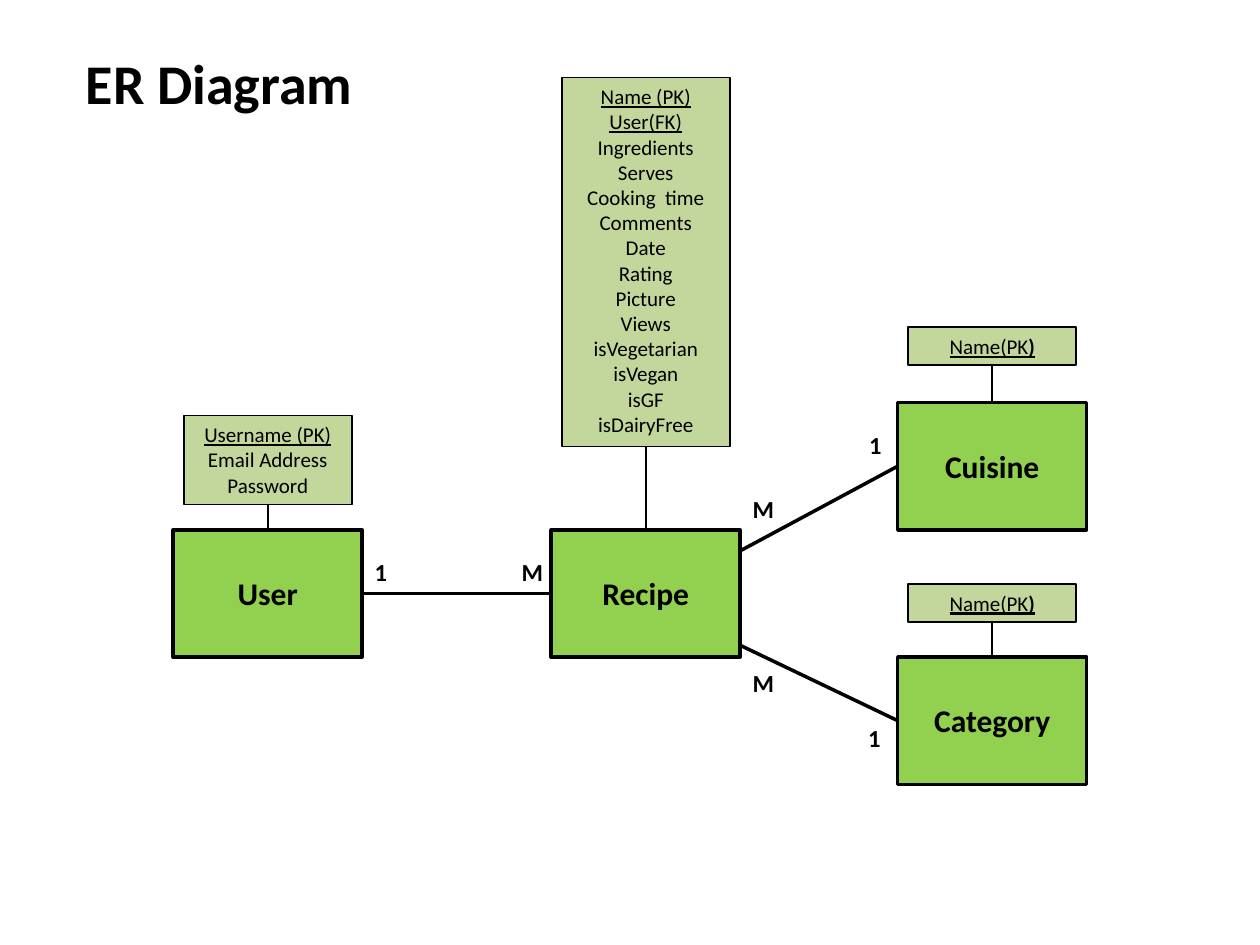
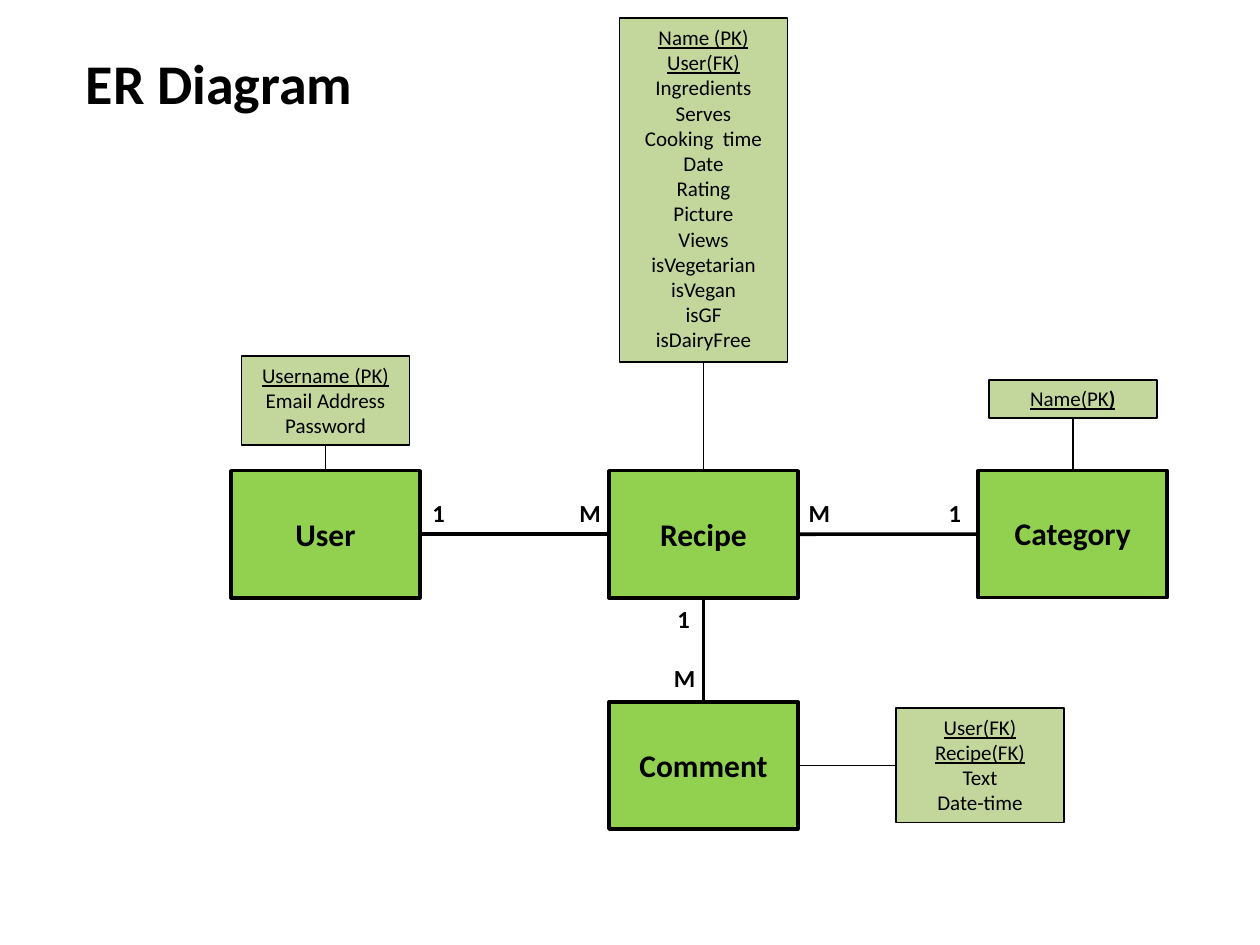
Before and after one commit to Iain530/wad_team_project, a slide deck: slide 1 of ERdiagram.pptx. Drawn at 1260x945 pixels with LibreOffice and Linux fonts; fonts in the diff are those of the drawing. Boxes give left, top, right and bottom in pixels: in the first picture for what was removed or moved away, otherwise in the second. Text is boxed around its words. In the diff, an @@ line names an element or a change of style, - is before the commit and + after.

```diff
--- a/ERdiagram.pptx
+++ b/ERdiagram.pptx
@@ rectangle "Name (PK)": place and size @@
-rectangle "Name (PK)" at <box>562,78,730,447</box>
+rectangle "Name (PK)" at <box>620,19,788,363</box>
@@ text in rectangle at <box>600,216,692,230</box>: paragraph removed @@
-Comments
@@ line moved from (645, 446) - (645, 530) to (703, 362) - (703, 471) @@
@@ rectangle "Name(PK)": place and size @@
-rectangle "Name(PK)" at <box>908,585,1076,622</box>
+rectangle "Name(PK)" at <box>989,379,1157,417</box>
@@ group removed at <box>741,328,1086,551</box>: 2 rectangles, 2 lines @@
-Cuisine
-Name(PK)
@@ line moved from (993, 656) - (993, 622) to (1072, 470) - (1072, 418) @@
@@ 1 text, 1 rectangle, 1 line: place and size @@
-1 text, 1 rectangle, 1 line at <box>184,416,543,581</box>
+1 text, 1 rectangle, 1 line at <box>242,357,600,522</box>
@@ rectangle "Category": place and size @@
-rectangle "Category" at <box>897,656,1086,784</box>
+rectangle "Category" at <box>978,470,1167,597</box>
@@ text "M": place and size @@
-text "M" at <box>753,676,774,692</box>
+text "M" at <box>809,506,830,522</box>
@@ text "1": place and size @@
-text "1" at <box>869,438,881,454</box>
+text "1" at <box>949,506,961,522</box>
@@ 2 rectangles, 1 text, 1 line: place and size @@
-2 rectangles, 1 text, 1 line at <box>174,530,741,658</box>
+2 rectangles, 1 text, 1 line at <box>231,471,798,598</box>
@@ line moved from (741, 645) - (897, 721) to (798, 534) - (978, 534) @@
@@ text "1": place and size @@
-text "1" at <box>868,731,880,747</box>
+text "1" at <box>677,612,689,628</box>
@@ line added from (703, 598) to (703, 702), #000000 2 pt @@
@@ text "M": place and size @@
-text "M" at <box>753,502,774,518</box>
+text "M" at <box>674,671,695,687</box>
@@ rectangle added at <box>609,702,798,829</box>, fill #92D050, outline #000000 2 pt, 18 pt, text #000000, bold @@
+Comment
@@ rectangle added at <box>896,708,1063,823</box>, fill #C3D69B, outline #000000 1 pt, 12 pt, text #000000, underline @@
+User(FK)
+Recipe(FK)
+Text
+Date-time
@@ line added from (798, 766) to (896, 766), #000000 1 pt @@
```
